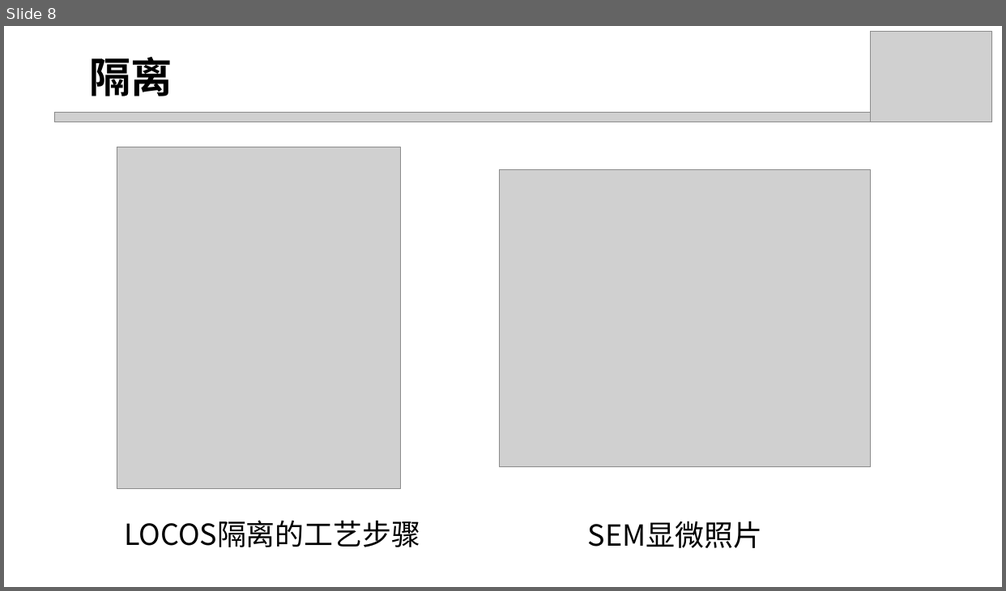
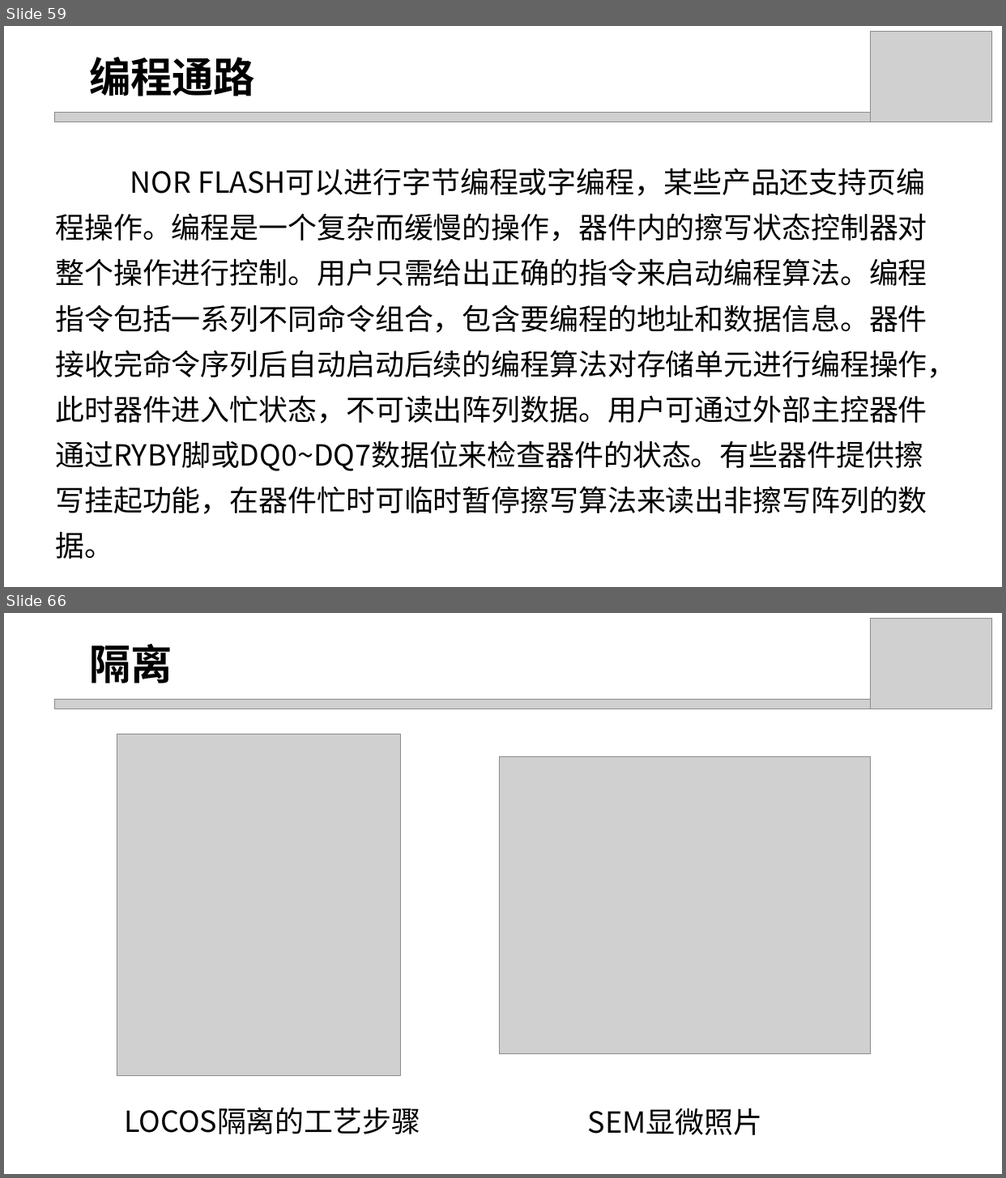
Before and after one commit to DucKlng123/flash, a slide deck: Summary/3. NOR flash.pptx. Shown one above the other, each under a label of ours: slide 8 before the commit, slides 59 and 66 after it; the slides between them are not shown. The pictures are 1006x591 and 1006x1178 pixels, drawn with LibreOffice and Linux fonts; fonts in the diff are those of the drawing; grey boxes stand for pictures. Boxes give left, top, right and bottom in pixels: in the first picture for what was removed or moved away, otherwise in the second. Text is boxed around its words. In the diff, an @@ line names an element or a change of style, - is before the commit and + after.

```diff
--- a/Summary/3. NOR flash.pptx
+++ b/Summary/3. NOR flash.pptx
@@ slide 59 added at (4, 26, 1002, 587), background #FFFFFF @@
@@ picture added at (870, 31, 991, 122) @@
@@ text added at (89, 57, 255, 96), 40 pt, text #000000, bold @@
+编程通路
@@ picture added at (54, 112, 880, 122) @@
@@ text added at (55, 168, 956, 514), 28 pt, text #000000 @@
+NOR FLASH可以进行字节编程或字编程，某些产品还支持页编程操作。编程是一个复杂而缓慢的操作，器件内的擦写状态控制器对整个操作进行控制。用户只需给出正确的指令来启动编程算法。编程指令包括一系列不同命令组合，包含要编程的地址和数据信息。器件接收完命令序列后自动启动后续的编程算法对存储单元进行编程操作，此时器件进入忙状态，不可读出阵列数据。用户可通过外部主控器件通过RYBY脚或DQ0~DQ7数据位来检查器件的状态。有些器件提供擦写挂起功能，在器件忙时可临时暂停擦写算法来读出非擦写阵列的数据。
@@ what was slide 8 is now slide 66 @@
```
Also in this commit, not shown: 1 slide changed, 62 other slides added, 5 slides removed, 2 other files.
